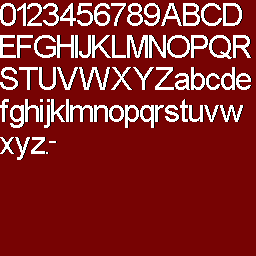
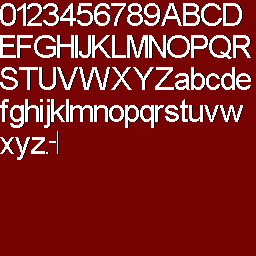
Two versions of the same layered image (w=256, h=256). Layer-by-layer changes:
added layer "Layer 5" above "Layer 4" over [57, 131, 59, 154]
